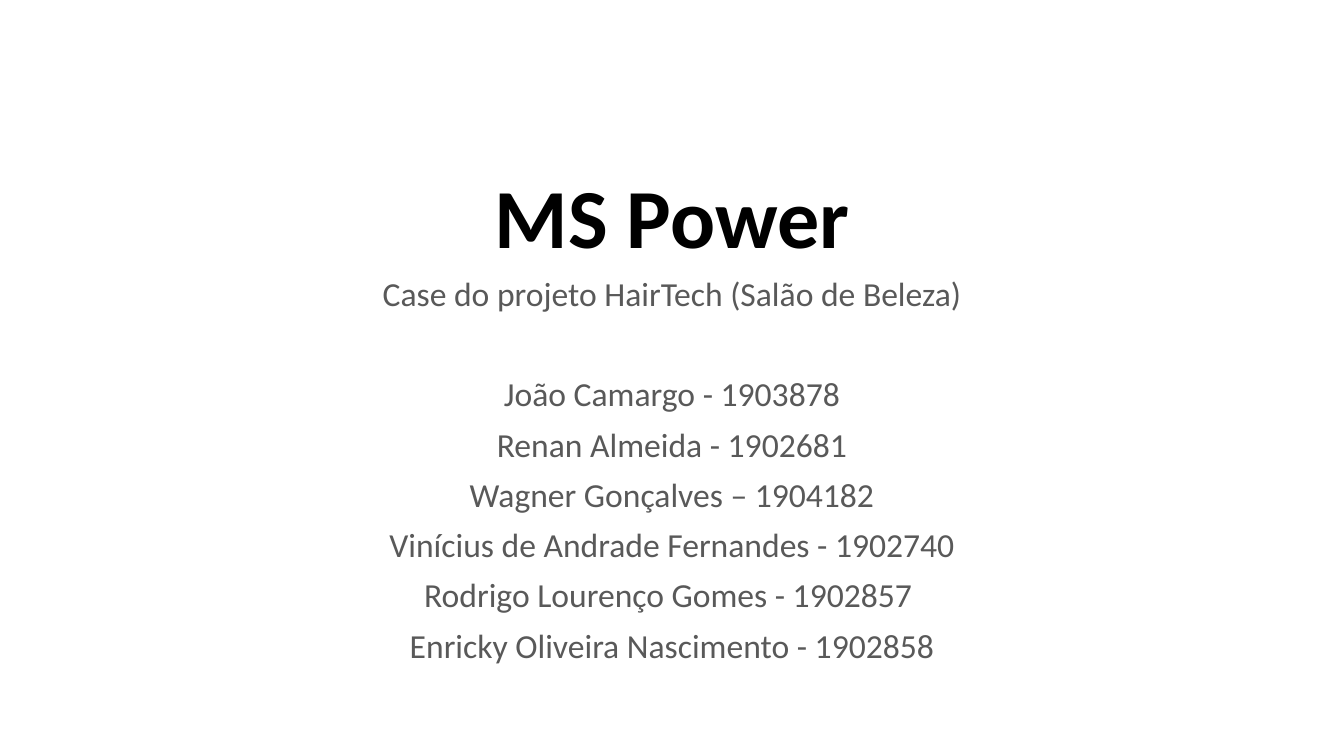
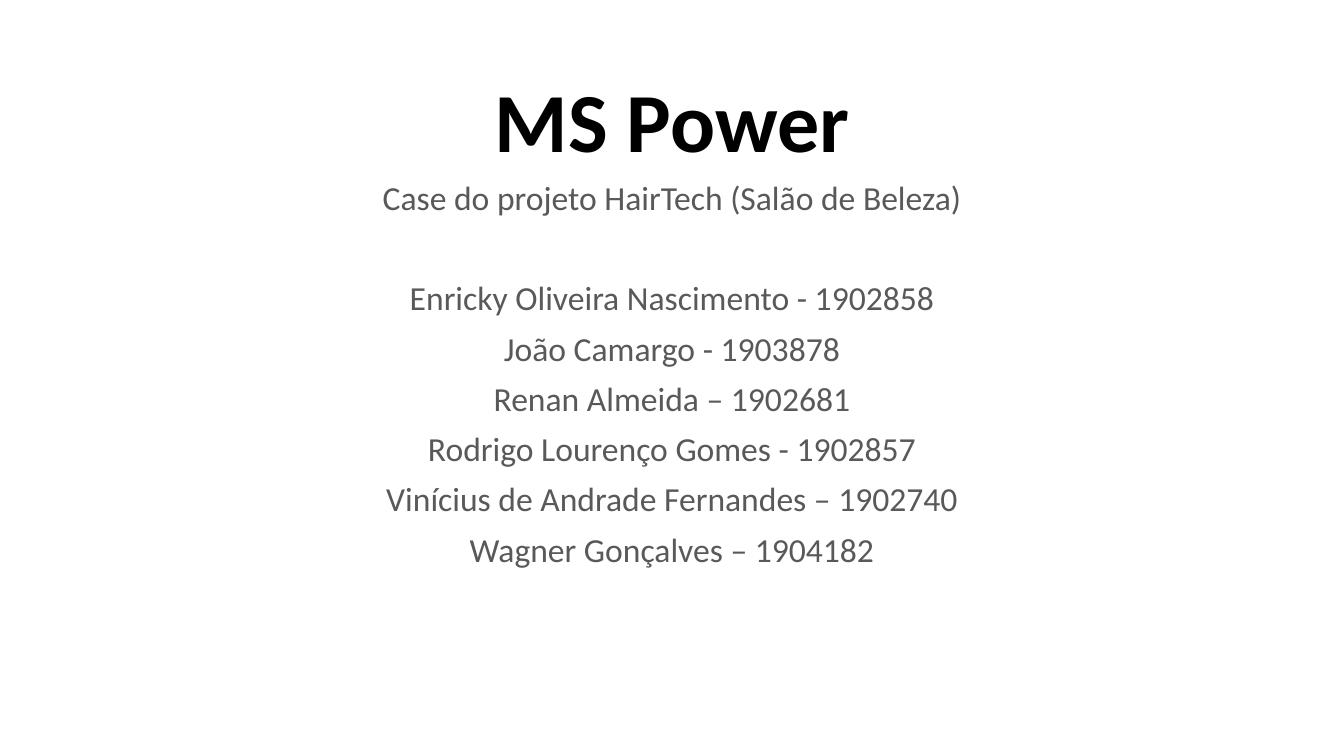
Before and after one commit to MSPowerSI/hairtech, a slide deck: slide 1 of artefatos/15 - Arquitetura de Negócio para cada Cenário.pptx. Drawn at 1344x756 pixels with LibreOffice and Linux fonts; fonts in the diff are those of the drawing. Boxes give left, top, right and bottom in pixels: in the first picture for what was removed or moved away, otherwise in the second. Text is boxed around its words. In the diff, an @@ line names an element or a change of style, - is before the commit and + after.

```diff
--- a/artefatos/15 - Arquitetura de Negócio para cada Cenário.pptx
+++ b/artefatos/15 - Arquitetura de Negócio para cada Cenário.pptx
@@ title "MS Power": place and size @@
-title "MS Power" at [495, 193, 849, 249]
+title "MS Power" at [495, 97, 849, 153]
@@ subtitle "Case do projeto HairTech (Salão ...": place and size @@
-subtitle "Case do projeto HairTech (Salão ..." at [383, 281, 961, 664]
+subtitle "Case do projeto HairTech (Salão ..." at [383, 185, 961, 568]
@@ subtitle at [410, 286, 934, 316]: paragraph added @@
+Enricky Oliveira Nascimento - 1902858
@@ subtitle at [386, 387, 957, 511]: text changed @@
-Renan Almeida - 1902681
+Renan Almeida – 1902681
+Rodrigo Lourenço Gomes - 1902857
+Vinícius de Andrade Fernandes – 1902740
@@ subtitle at [389, 533, 954, 664]: paragraphs removed @@
-Vinícius de Andrade Fernandes - 1902740
-Rodrigo Lourenço Gomes - 1902857
-Enricky Oliveira Nascimento - 1902858
```
Also in this commit, not shown: 2 other slides changed, 5 slides added, 1 slide removed.
